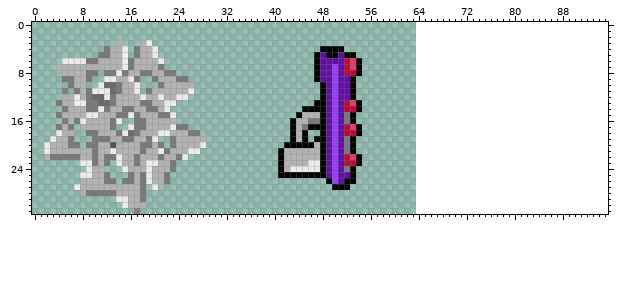
A sprite sheet gets an edit: Assets/Textures/loots.png. The picture above was drawn from the file before the commit.
The file is 64x32 pixels. The old version is drawn lined up with the new one, on the new canvas.
Now the later version:
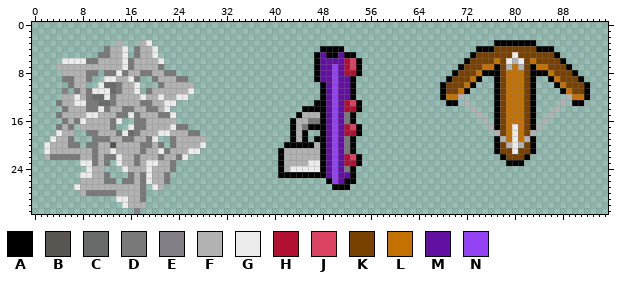
Palette (. is transparent): A #000000  B #595652  C #696a6a  D #797979  E #847e87  F #b2b2b2  G #ebebeb  H #b21030  J #db4161  K #794100  L #c37100  M #6110a2  N #9241f3
Difference:
canvas 64x32 -> 96x32
y 3: x 77..83 ....... -> AAAAAAA
y 4: x 74..86 ............. -> AAAKKKKKKKAAA
y 5: x 73..87 ............... -> AKKKKKKGKKKKKKA
y 6: x 72..88 ................. -> AKKKKLKGFGKLKKKKA
y 7: x 71..89 ................... -> AKKKLLAKFLFKALLKKKA
y 8: x 70..90 ..................... -> AKKKLAAAKLLLKAAALKKKA
y 9: x 69..74 ...... -> AKKKLA; x 77..83 ....... -> AKLLLKA; x 86..91 ...... -> ALKKKA
y 10: x 68..73 ...... -> AKKKLA; x 77..83 ....... -> AKLLLKA; x 87..92 ...... -> ALKKKA
y 11: x 68..72 ..... -> AKKLA; x 77..83 ....... -> AKLLLKA; x 88..92 ..... -> ALKKA
y 12: x 68..71 .... -> ALLF; x 77..83 ....... -> AKLLLKA; x 89..92 .... -> FLLA
y 13: x 69..70 .. -> AA; x 72 . -> F; x 77..83 ....... -> AKLLLKA; x 88 . -> F; x 90..91 .. -> AA
y 14: x 73 . -> F; x 77..83 ....... -> AKLLLKA; x 87 . -> F
y 15: x 74 . -> F; x 77..83 ....... -> AKLLLKA; x 86 . -> F
y 16: x 75 . -> F; x 77..83 ....... -> AKLLLKA; x 85 . -> F
y 17: x 76..84 ......... -> FAKLGLKAF
y 18: x 77..83 ....... -> FKLGLKF
y 19: x 77..83 ....... -> AFLGLFA
y 20: x 77..83 ....... -> AKFGFKA
y 21: x 77..83 ....... -> AKKGKKA
y 22: x 78..82 ..... -> AKKKA
y 23: x 79..81 ... -> AAA
Boxes around the changes in both pictures, in picture pixels (x1, y1, x2, y2):
added: (440, 40, 590, 166)
